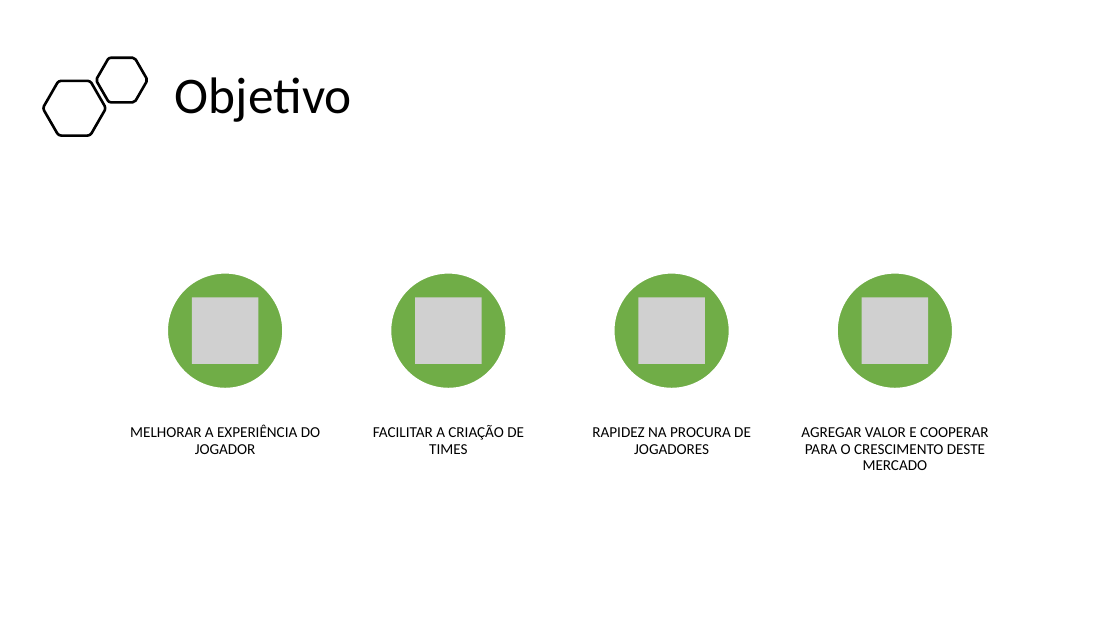
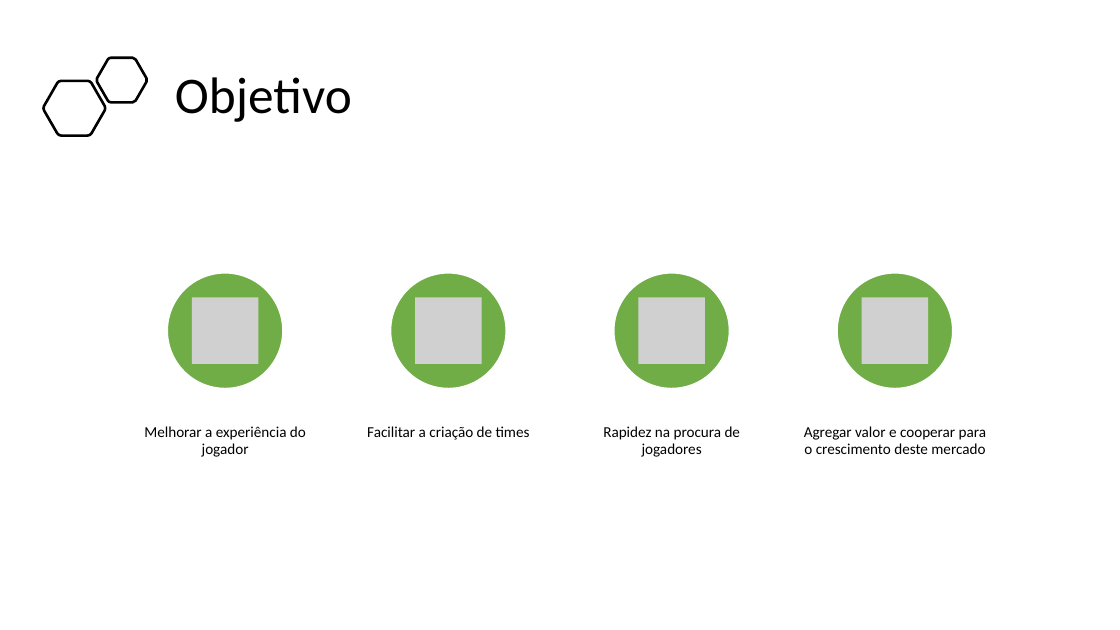
Before and after one commit to BandTec/project-hunter, a slide deck: slide 4 of Documentação/Apresentação.pptx. Drawn at 1120x630 pixels with LibreOffice and Linux fonts; fonts in the diff are those of the drawing; grey boxes stand for pictures. Boxes give left, top, right and bottom in pixels: in the first picture for what was removed or moved away, otherwise in the second. Text is boxed around its words. In the diff, an @@ line names an element or a change of style, - is before the commit and + after.

```diff
--- a/Documentação/Apresentação.pptx
+++ b/Documentação/Apresentação.pptx
@@ text at (x1=144, y1=426, x2=306, y2=457): text changed @@
-MELHORAR A EXPERIÊNCIA DO JOGADOR
+Melhorar a experiência do jogador
@@ text at (x1=367, y1=426, x2=530, y2=440): text changed @@
-FACILITAR A CRIAÇÃO DE TIMES
+Facilitar a criação de times
@@ text at (x1=603, y1=426, x2=740, y2=457): text changed @@
-RAPIDEZ NA PROCURA DE JOGADORES
+Rapidez na procura de jogadores
@@ text at (x1=804, y1=426, x2=986, y2=454): text changed @@
-AGREGAR VALOR E COOPERAR PARA O CRESCIMENTO DESTE MERCADO
+Agregar valor e cooperar para o crescimento deste mercado
```
Also in this commit, not shown: 1 slide added, 3 other files.
